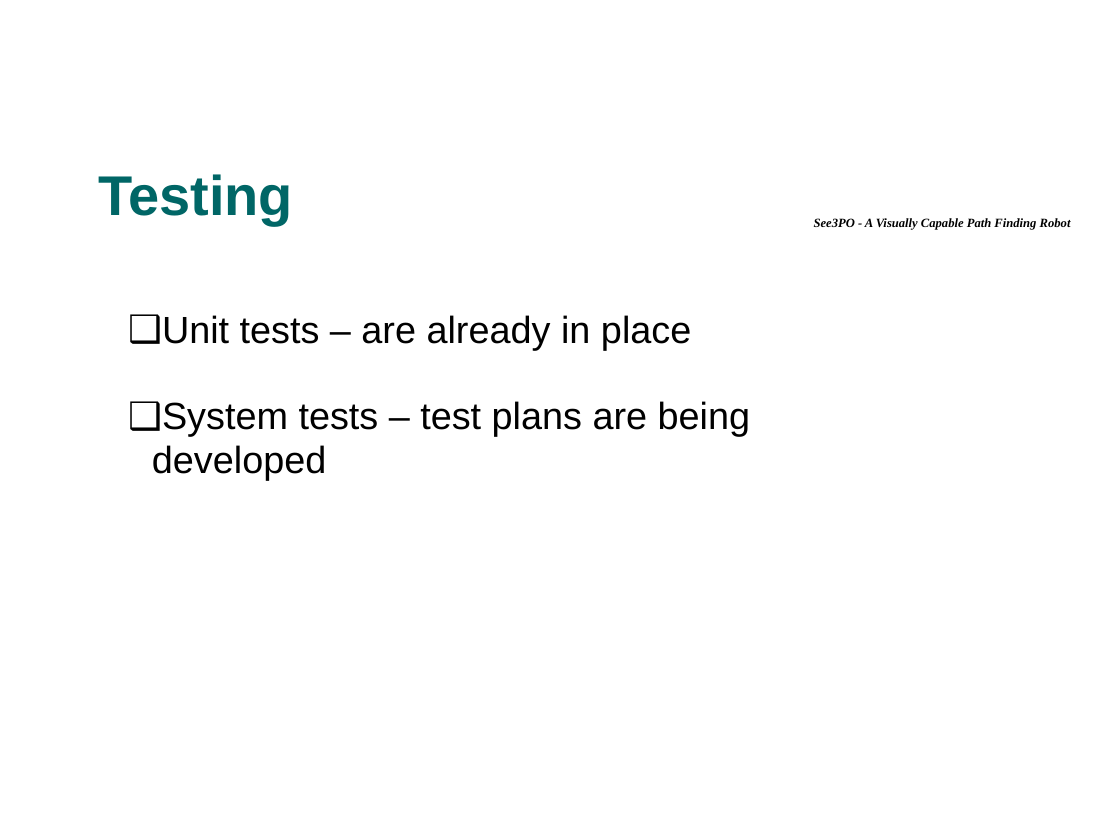
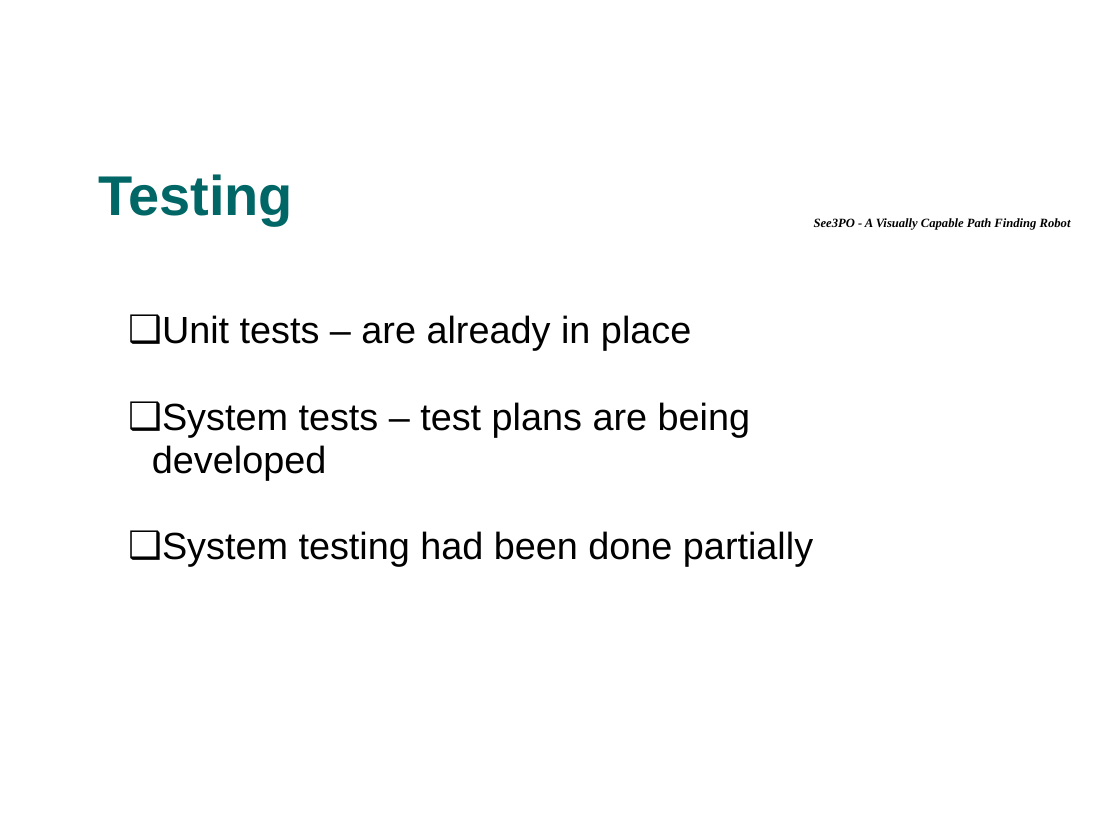
Before and after one commit to tkram01/see3po, a slide deck: slide 13 of Documents/PresentationFinal.ppt (slide 10 before the commit). Drawn at 1120x840 pixels with LibreOffice and Linux fonts; fonts in the diff are those of the drawing; background and template pictures are left out. Boxes give left, top, right and bottom in pixels: in the first picture for what was removed or moved away, otherwise in the second. Text is boxed around its words. In the diff, an @@ line names an element or a change of style, - is before the commit and + after.

```diff
--- a/Documents/PresentationFinal.ppt
+++ b/Documents/PresentationFinal.ppt
@@ text at box(162, 531, 813, 566): paragraph added @@
+❑ System testing had been done partially
```
Also in this commit, not shown: 8 other slides changed, 5 slides added, 1 slide removed.
